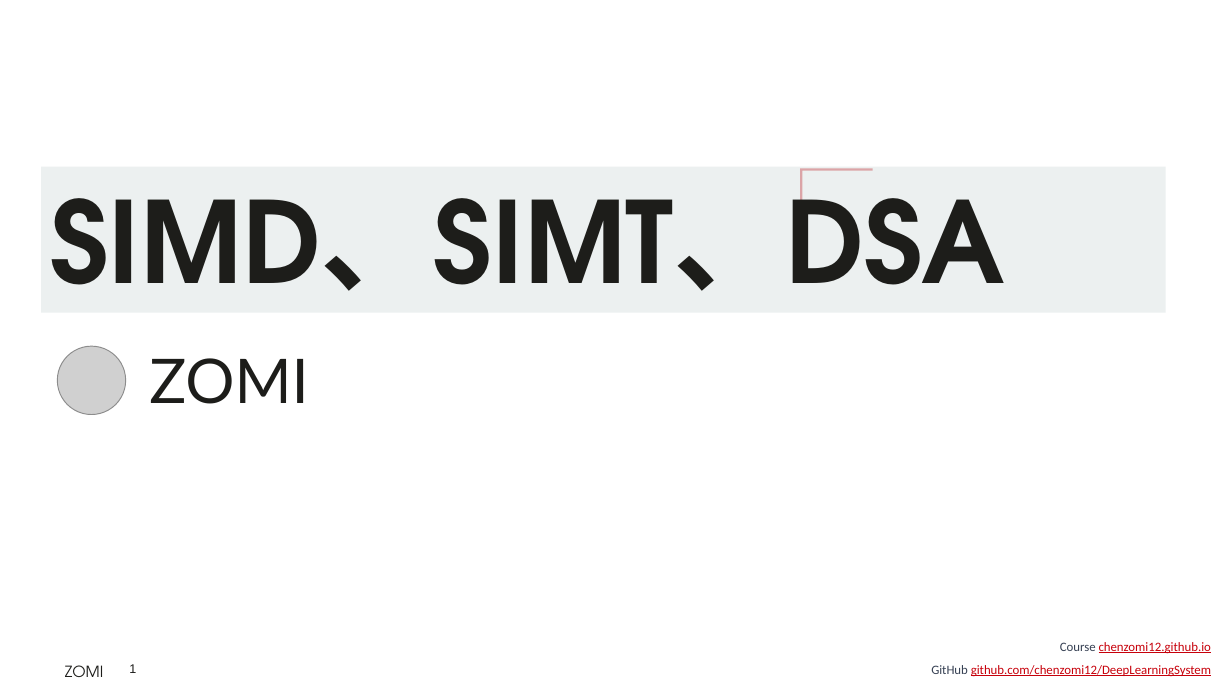
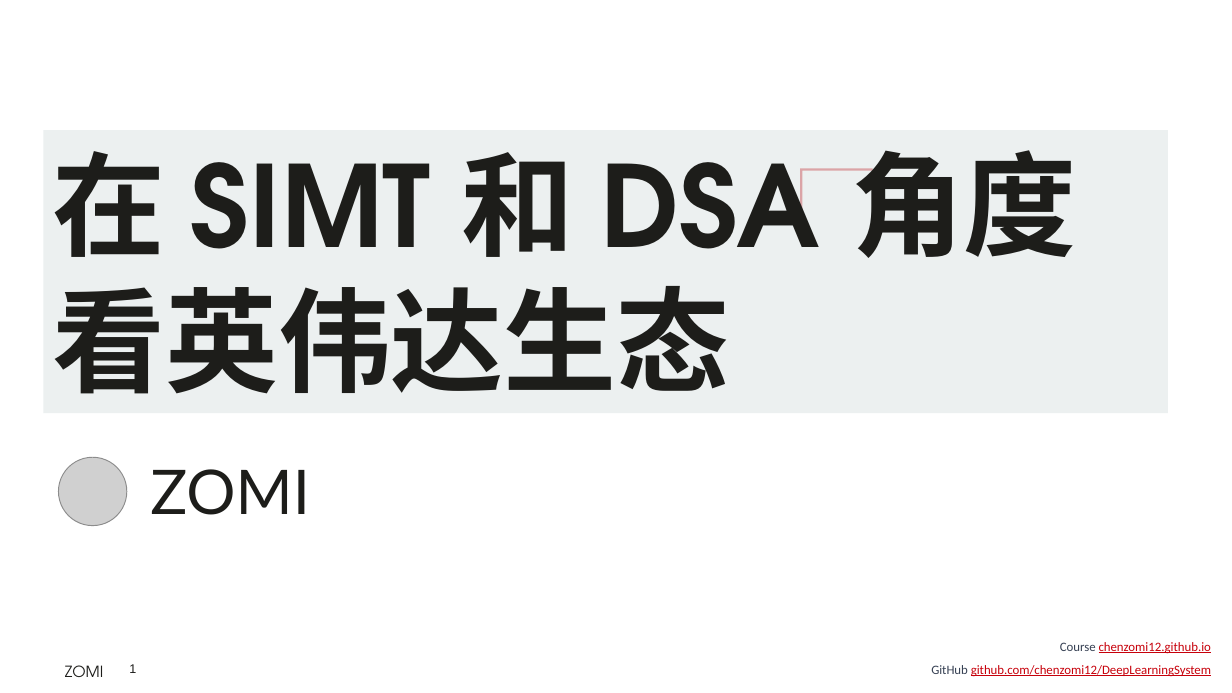
Before and after one commit to chenzomi12/AISystem, a slide deck: slide 1 of 02Hardware/07Thought/05.DSA.pptx. Drawn at 1232x693 pixels with LibreOffice and Linux fonts; fonts in the diff are those of the drawing; grey boxes stand for pictures; background and template pictures are left out. Boxes give left, top, right and bottom in pixels: in the first picture for what was removed or moved away, otherwise in the second. Text is boxed around its words. In the diff, an @@ line names an element or a change of style, - is before the commit and + after.

```diff
--- a/02Hardware/07Thought/05.DSA.pptx
+++ b/02Hardware/07Thought/05.DSA.pptx
@@ rectangle "在 SIMT 和 DSA 角度": place and size @@
-rectangle "在 SIMT 和 DSA 角度" at box(42, 166, 1166, 312)
+rectangle "在 SIMT 和 DSA 角度" at box(43, 130, 1168, 413)
@@ text in rectangle at box(52, 150, 1077, 394): text changed @@
-SIMD、SIMT、DSA
+在 SIMT 和 DSA 角度
+看英伟达生态
@@ picture: place and size @@
-picture at box(57, 346, 126, 415)
+picture at box(58, 457, 127, 525)
@@ text "ZOMI": place and size @@
-text "ZOMI" at box(149, 358, 309, 404)
+text "ZOMI" at box(150, 469, 310, 515)
```
Also in this commit, not shown: 2 other slides changed, 2 other files.
